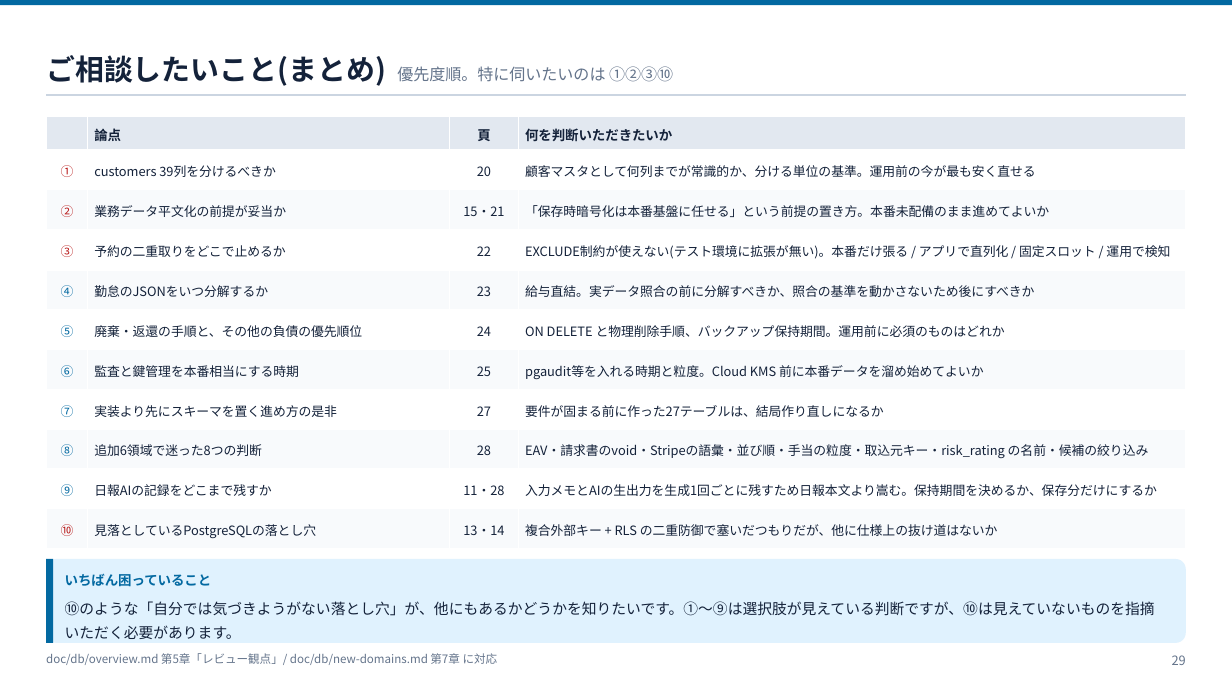
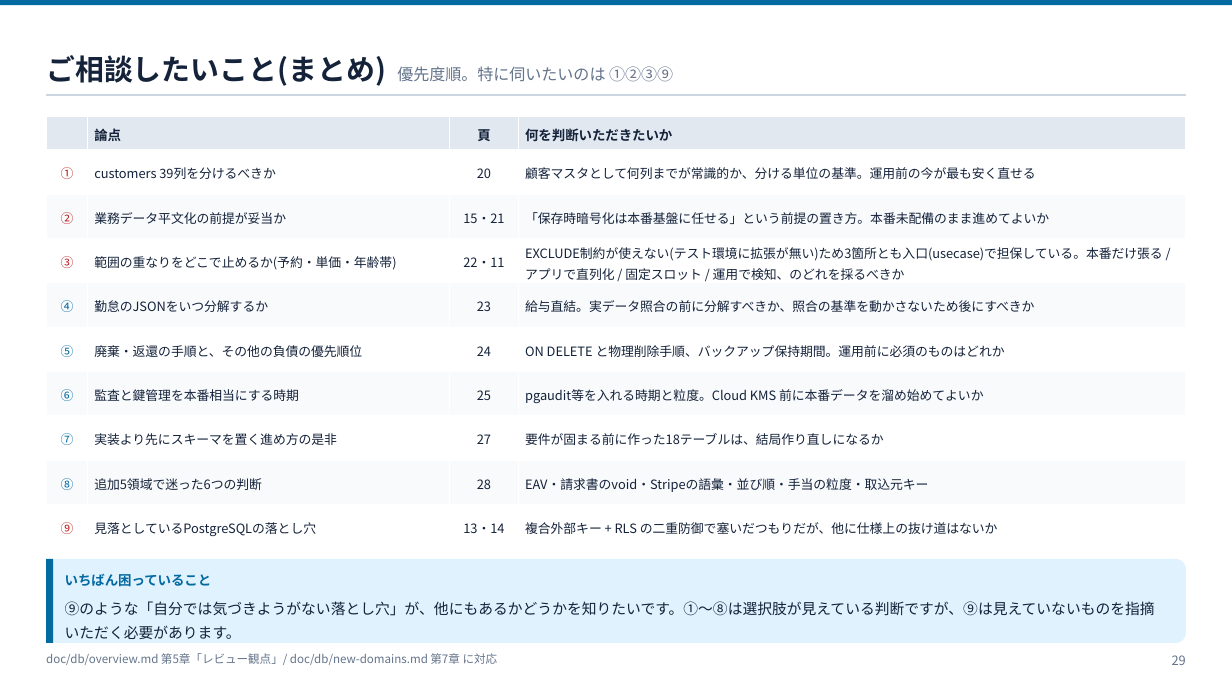
Before and after one commit to ohru131/katahimo-app, a slide deck: slide 29 of doc/slides/db-review.pptx. Drawn at 1232x693 pixels with LibreOffice and Linux fonts; fonts in the diff are those of the drawing. Boxes give left, top, right and bottom in pixels: in the first picture for what was removed or moved away, otherwise in the second. Text is boxed around its words. In the diff, an @@ line names an element or a change of style, - is before the commit and + after.

```diff
--- a/doc/slides/db-review.pptx
+++ b/doc/slides/db-review.pptx
@@ text at bbox=[46, 55, 673, 86]: text changed @@
-ご相談したいこと(まとめ) 優先度順。特に伺いたいのは ①②③⑩
+ご相談したいこと(まとめ) 優先度順。特に伺いたいのは ①②③⑨
@@ table at bbox=[46, 116, 1186, 545] @@
-row 4: ③ | 予約の二重取りをどこで止めるか | 22 | EXCLUDE制約が使えない(テスト環境に拡張が無い)。本番だけ張る / アプリで直列化 / 固定スロット / 運用で検知
+row 4: ③ | 範囲の重なりをどこで止めるか(予約・単価・年齢帯) | 22・11 | EXCLUDE制約が使えない(テスト環境に拡張が無い)ため3箇所とも入口(usecase)で担保している。本番だけ張る / アプリで直列化 / 固定スロット / 運用で検知、のどれを採るべきか
-row 8: ⑦ | 実装より先にスキーマを置く進め方の是非 | 27 | 要件が固まる前に作った27テーブルは、結局作り直しになるか
-row 9: ⑧ | 追加6領域で迷った8つの判断 | 28 | EAV・請求書のvoid・Stripeの語彙・並び順・手当の粒度・取込元キー・risk_rating の名前・候補の絞り込み
-row 10: ⑨ | 日報AIの記録をどこまで残すか | 11・28 | 入力メモとAIの生出力を生成1回ごとに残すため日報本文より嵩む。保持期間を決めるか、保存分だけにするか
-row 11: ⑩ | 見落としているPostgreSQLの落とし穴 | 13・14 | 複合外部キー + RLS の二重防御で塞いだつもりだが、他に仕様上の抜け道はないか
+row 8: ⑦ | 実装より先にスキーマを置く進め方の是非 | 27 | 要件が固まる前に作った18テーブルは、結局作り直しになるか
+row 9: ⑧ | 追加5領域で迷った6つの判断 | 28 | EAV・請求書のvoid・Stripeの語彙・並び順・手当の粒度・取込元キー
+row 10: ⑨ | 見落としているPostgreSQLの落とし穴 | 13・14 | 複合外部キー + RLS の二重防御で塞いだつもりだが、他に仕様上の抜け道はないか
@@ text at bbox=[65, 601, 1155, 639]: text changed @@
-⑩のような「自分では気づきようがない落とし穴」が、他にもあるかどうかを知りたいです。①〜⑨は選択肢が見えている判断ですが、⑩は見えていないものを指摘いただく必要があります。
+⑨のような「自分では気づきようがない落とし穴」が、他にもあるかどうかを知りたいです。①〜⑧は選択肢が見えている判断ですが、⑨は見えていないものを指摘いただく必要があります。
```
Also in this commit, not shown: 11 other slides changed, 11 other files.
